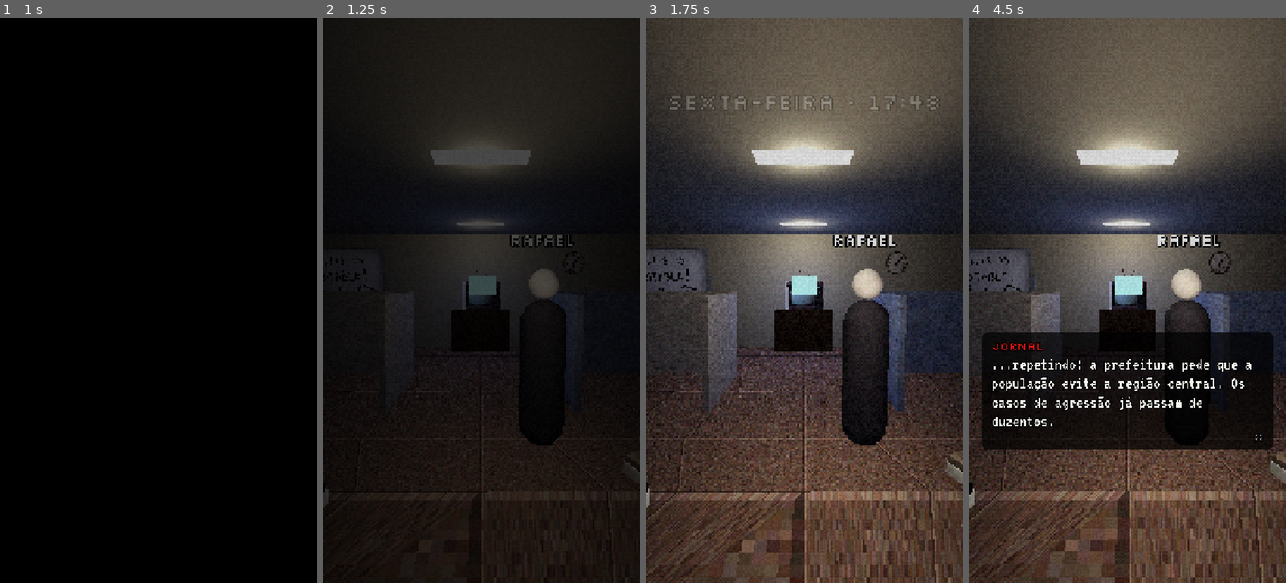
Above: before the commit, frames 1-4 (left to right).
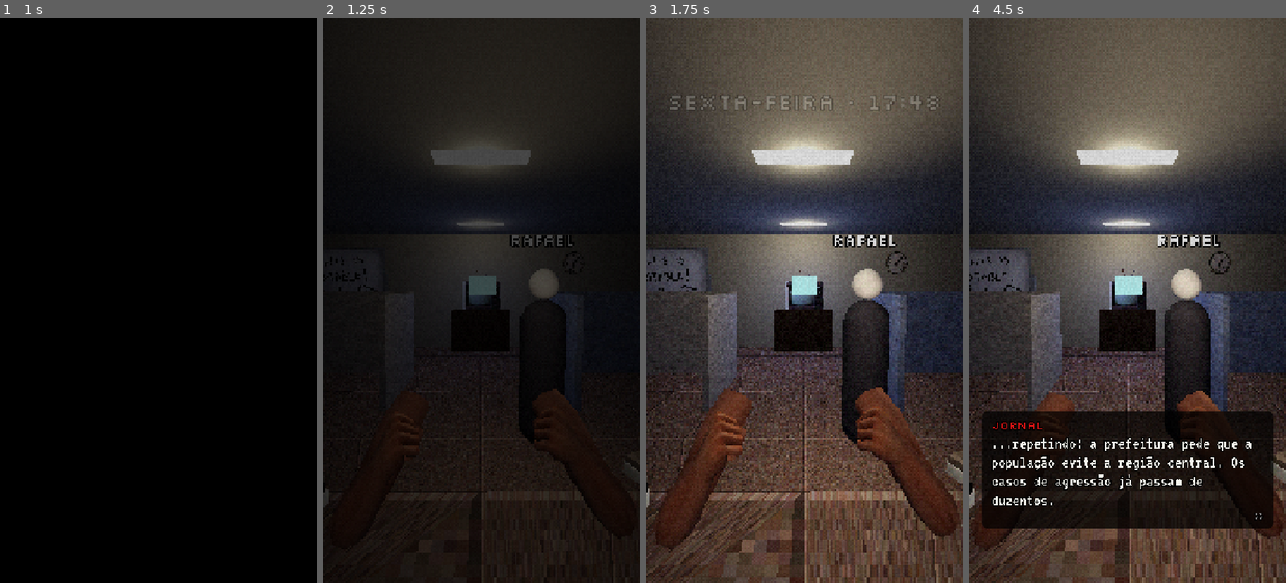
Above: after the commit, the same moments.

Repository: motathi/terror_game
Game: Godot game, scene res://scenes/main_menu.tscn
Same seed, same stepped clock (60 frames per second), same inputs: the game is played once before the commit and once after it.
Inputs (mouse positions are in pixels of both pictures, inside the frame that each line leads up to):
- Up to frame 1 (1 s): click "JOGAR" at 0.5 s
- Up to frame 2 (1.25 s): no input
- Up to frame 3 (1.75 s): tap Enter (ui_accept) at 1.25, 1.52 s; move the mouse to (874, 272) at 1.27 s; hold Right (ui_right) from 1.28 s (still down); click (874, 272) at 1.42 s
- Up to frame 4 (4.5 s): move the mouse to (1064, 328) at 2.02 s; release Right (ui_right) at 2.03 s; hold Left (ui_left) 2.03-2.78 s; tap Enter (ui_accept) at 2.27, 3.77 s; move the mouse to (1159, 176) at 2.77 s; hold Right (ui_right) 2.78-4.28 s; move the mouse to (1111, 413) at 3.52 s; click (1111, 413) at 3.67 s; move the mouse to (1222, 385) at 4.27 s; hold Left (ui_left) from 4.28 s (still down)

Frame 1 is identical in both runs. In frame 2, 0.8% of the frame differs, in the area x 10-98%, y 65-92%; in frame 3, 4.7%; in frame 4, 25%, in the area x 1-100%, y 55-95%.

Commit message:
Legenda mais baixa, luz no zumbi de costas, mãos centralizadas na tela
Co-Authored-By: Claude Opus 5.5 <noreply@anthropic.com>
Claude-Session: https://claude.ai/code/session_01BRBsijJUpArFHXiZDYghN5

Diff:
--- a/game/scripts/stage/actor.gd
+++ b/game/scripts/stage/actor.gd
@@ -11,6 +11,7 @@
 var anim_player: AnimationPlayer
 var name_label: Label3D
 var plead_label: Label3D
+var key: OmniLight3D
 var head_height := 1.85
 var _current_anim := ""
 var _t := randf() * 10.0
@@ -39,7 +40,7 @@
 	_base_y = position.y
 
 	# luz própria: o fundo pode ser escuro, o rosto não
-	var key := OmniLight3D.new()
+	key = OmniLight3D.new()
 	key.light_color = Color(1.0, 0.92, 0.82) if offscreen.is_empty() else Color(1.0, 0.75, 0.45)
 	key.light_energy = 1.1
 	key.omni_range = 2.6
--- a/game/scripts/stage/locations.gd
+++ b/game/scripts/stage/locations.gd
@@ -192,7 +192,7 @@
 	omni(root, Vector3(0, 1.5, -1.0), Color(0.45, 0.55, 1.0), 0.8, 3.0)  # luz interna
 	cfg["camera_pos"] = Vector3(0, 1.2, 0.55)
 	cfg["camera_look"] = Vector3(0, 0.95, -1.5)
-	cfg["floor_y"] = 0.12
+	cfg["floor_y"] = -0.12
 	cfg["slot_dist"] = 1.95
 	cfg["slot_spread"] = 0.5
 	cfg["center_dist"] = 1.95
--- a/game/scripts/stage/stage.gd
+++ b/game/scripts/stage/stage.gd
@@ -27,6 +27,11 @@
 var _cam_base := Transform3D()
 var _hands_skel: Skeleton3D
 var _hands_cam_bone := -1
+var _hand_l := -1
+var _hand_r := -1
+## Onde o ponto médio entre as duas mãos fica, em coordenadas da câmera:
+## parte de baixo da tela, como nos vídeos POV.
+const HANDS_TARGET := Vector3(0, -0.36, -0.6)
 ## Base do osso "camera" do rig expressa em coordenadas de câmera Godot:
 ## no rig, +Y do osso aponta para a frente e +X para baixo.
 const _BONE_TO_CAM := Basis(Vector3(0, 0, 1), Vector3(-1, 0, 0), Vector3(0, -1, 0))
@@ -61,6 +66,8 @@
 	if skels.size() > 0:
 		_hands_skel = skels[0]
 		_hands_cam_bone = _hands_skel.find_bone("camera")
+		_hand_l = _hands_skel.find_bone("hand.L")
+		_hand_r = _hands_skel.find_bone("hand.R")
 	if hands_anim:
 		hands_anim.animation_finished.connect(func(_n): play_hands(HANDS_IDLE_ANIM))
 	# luz suave "do jogador": ilumina o rosto de quem está na frente
@@ -260,7 +267,7 @@
 ## Mantém o osso "camera" do rig colado na câmera (as animações das mãos
 ## foram feitas a partir desse ponto de vista).
 func _align_hands() -> void:
-	if _hands_skel == null or _hands_cam_bone < 0 or not hands.visible:
+	if _hands_skel == null or not hands.visible:
 		return
 	var skel_in_hands := Transform3D.IDENTITY
 	var n: Node = _hands_skel
@@ -268,6 +275,12 @@
 		if n is Node3D:
 			skel_in_hands = (n as Node3D).transform * skel_in_hands
 		n = n.get_parent()
+	if _hand_l >= 0 and _hand_r >= 0:
+		# Translada o rig para o meio das mãos cair em HANDS_TARGET.
+		var mid := (_hands_skel.get_bone_global_pose(_hand_l).origin + _hands_skel.get_bone_global_pose(_hand_r).origin) * 0.5
+		var mid_in_hands := skel_in_hands * mid
+		hands.transform = Transform3D(Basis(), HANDS_TARGET - mid_in_hands)
+		return
 	var bone := _hands_skel.get_bone_global_pose(_hands_cam_bone)
 	var cam_in_hands := skel_in_hands * bone * Transform3D(_BONE_TO_CAM, Vector3.ZERO)
 	hands.transform = cam_in_hands.affine_inverse()
@@ -295,7 +308,7 @@
 	return p
 
 
-func _face_camera(actor: Node3D, away: bool) -> void:
+func _face_camera(actor: Actor, away: bool) -> void:
 	var target := _cam_base.origin
 	target.y = actor.global_position.y
 	if target.distance_to(actor.global_position) < 0.01:
@@ -303,3 +316,5 @@
 	actor.look_at(target, Vector3.UP, true)
 	if away:
 		actor.rotate_y(PI)
+		if actor.key:
+			actor.key.position.z = -actor.key.position.z  # luz continua do lado da câmera
--- a/game/scripts/ui/dialogue_ui.gd
+++ b/game/scripts/ui/dialogue_ui.gd
@@ -43,8 +43,8 @@
 	_subtitle_panel.add_theme_stylebox_override("panel", UI.panel_style())
 	_subtitle_panel.anchor_left = 0.04
 	_subtitle_panel.anchor_right = 0.96
-	_subtitle_panel.anchor_top = 0.66
-	_subtitle_panel.anchor_bottom = 0.66
+	_subtitle_panel.anchor_top = 0.8
+	_subtitle_panel.anchor_bottom = 0.8
 	_subtitle_panel.grow_vertical = Control.GROW_DIRECTION_BOTH
 	_subtitle_panel.mouse_filter = Control.MOUSE_FILTER_IGNORE
 	add_child(_subtitle_panel)
